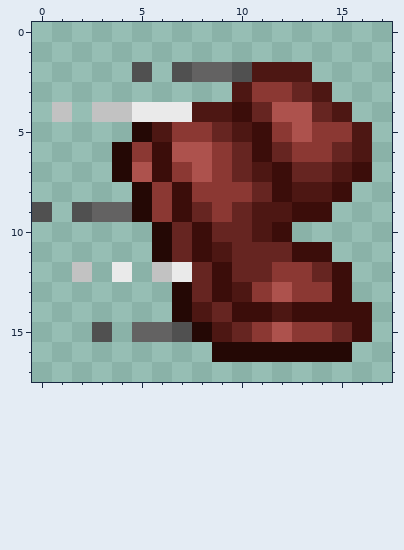
File history of a pixel-art sprite, src/main/resources/assets/vampirism/textures/mob_effect/lord_speed.png. The picture above is the old version.
The file is 18x18 pixels.
The result:
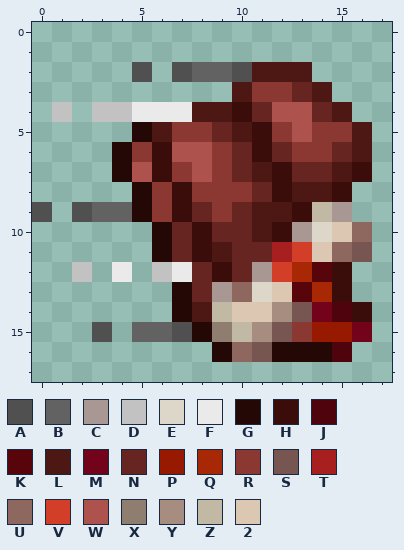
Palette (. is transparent): A #505050  B #636262  C #a89792  D #c2c2c2  E #ddd7c9  F #eaeaea  G #240805  H #3b0d0a  J #4f030c  K #57040a  L #4d1713  M #72031b  N #662521  P #961900  Q #a82805  R #8b3833  S #775550  T #a81f1f  U #8e675e  V #d23e27  W #ad524d  X #8f7d70  Y #a68d7f  Z #c1b9a4  2 #dcc8b2
Diff:
Changed rows in their new state; - is an unchanged pixel.
first column x 9:
 9 -----ZC-
10 ----CE2U
11 ---TV2US
12 --CVQK--
13 CUE2KQ--
14 Z22YSMJ-
15 XZYS-PPM
16 -US---J-
Boxes around the changes in both pictures, in picture pixels (x1, y1, x2, y2):
changed: (212, 202, 372, 362)
